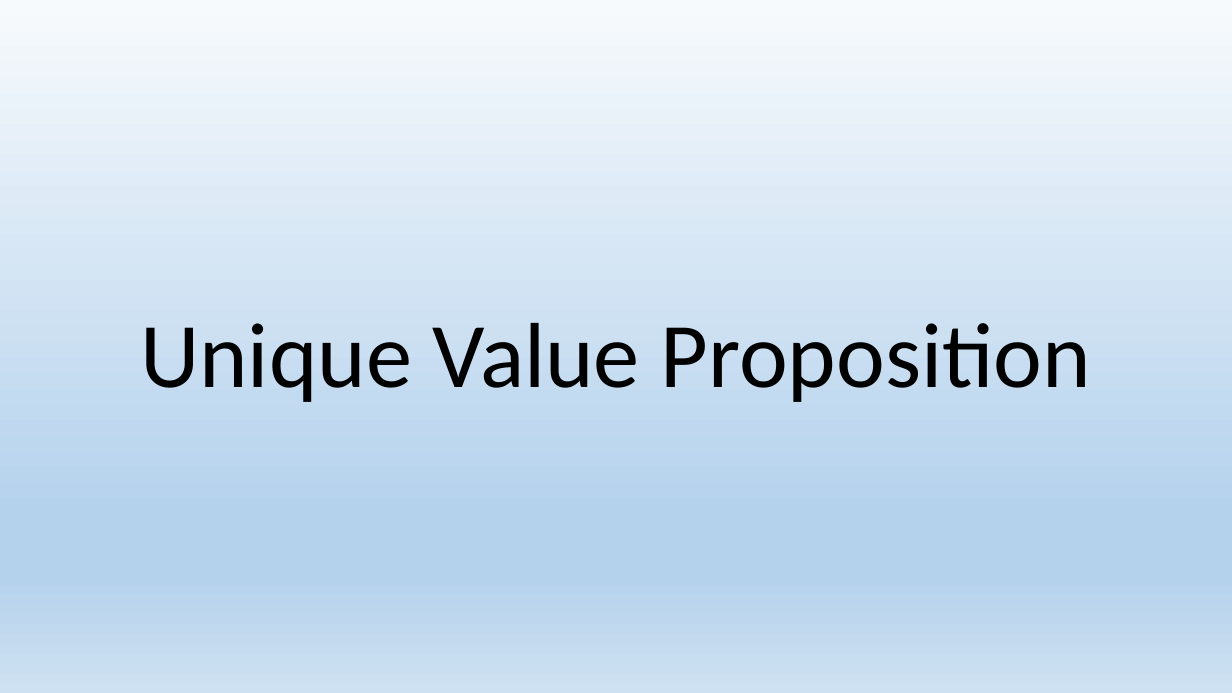
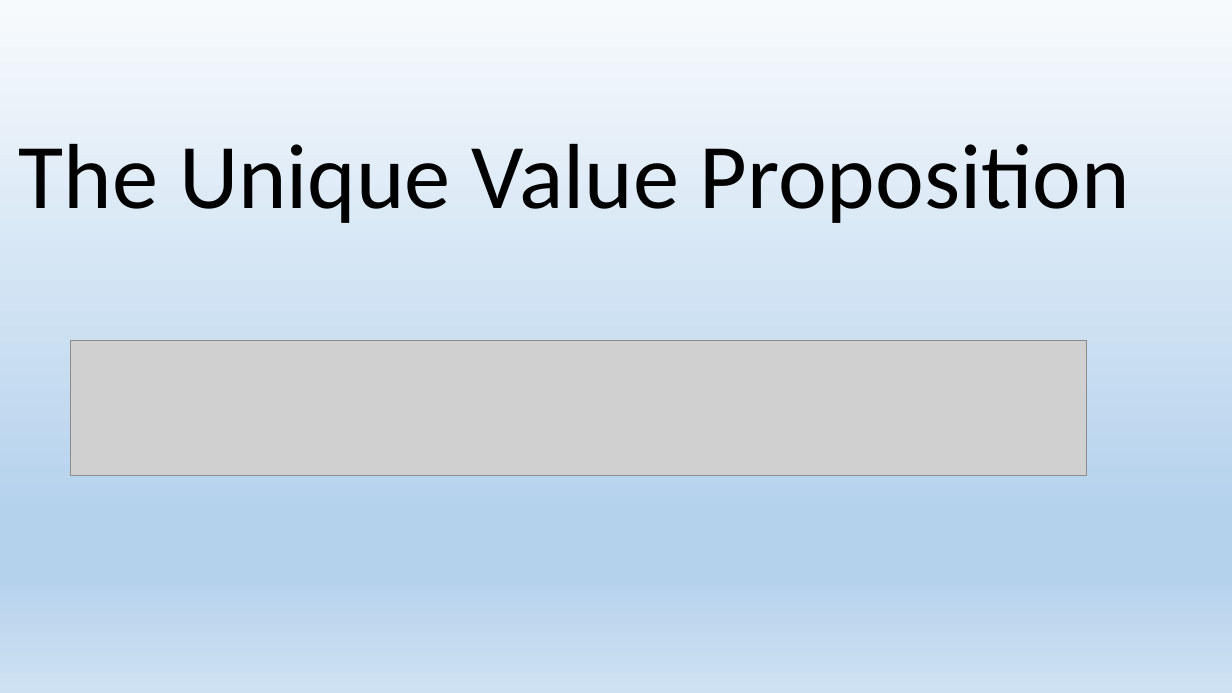
Before and after one commit to mydatastory-dev/projects, a slide deck: slide 2 of _library/library_as_brand.pptx (slide 3 before the commit). Drawn at 1232x693 pixels with LibreOffice and Linux fonts; fonts in the diff are those of the drawing; grey boxes stand for pictures. Boxes give left, top, right and bottom in pixels: in the first picture for what was removed or moved away, otherwise in the second. Text is boxed around its words. In the diff, an @@ line names an element or a change of style, - is before the commit and + after.

```diff
--- a/_library/library_as_brand.pptx
+++ b/_library/library_as_brand.pptx
@@ text "The Unique Value Proposition" at (x1=19, y1=144, x2=1130, y2=223): vertical alignment top to middle @@
@@ text at (x1=19, y1=144, x2=1130, y2=223): text changed @@
-Unique Value Proposition
+The Unique Value Proposition
@@ picture added at (x1=70, y1=340, x2=1087, y2=476) @@
```
Also in this commit, not shown: 3 other slides changed, 4 slides added, 4 slides removed.
